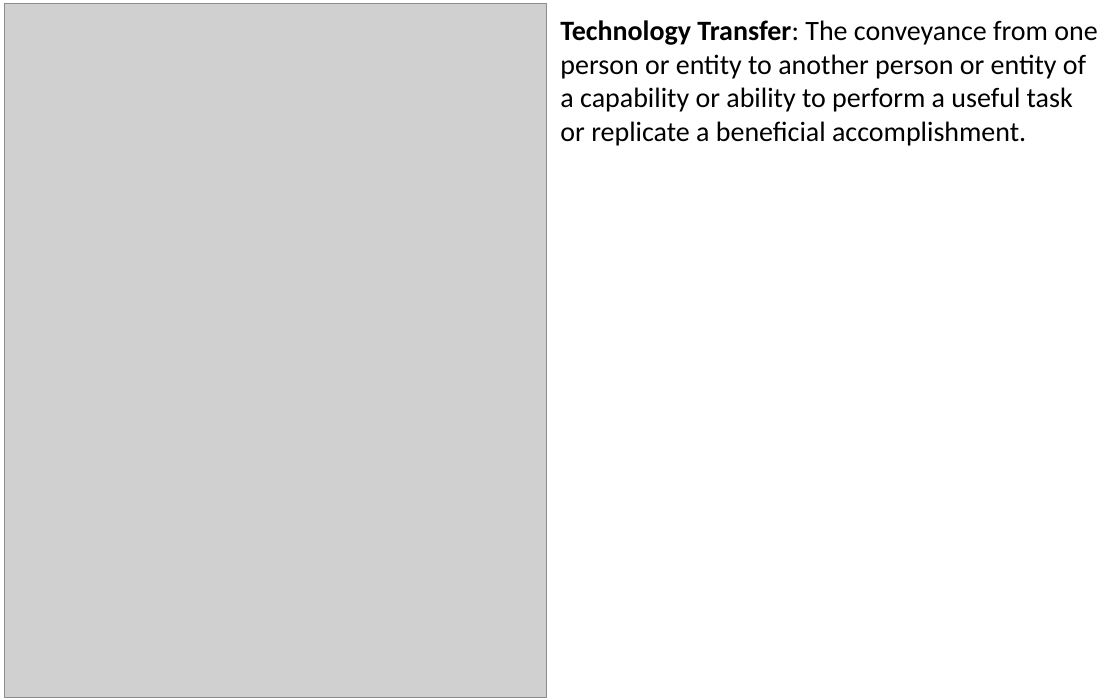
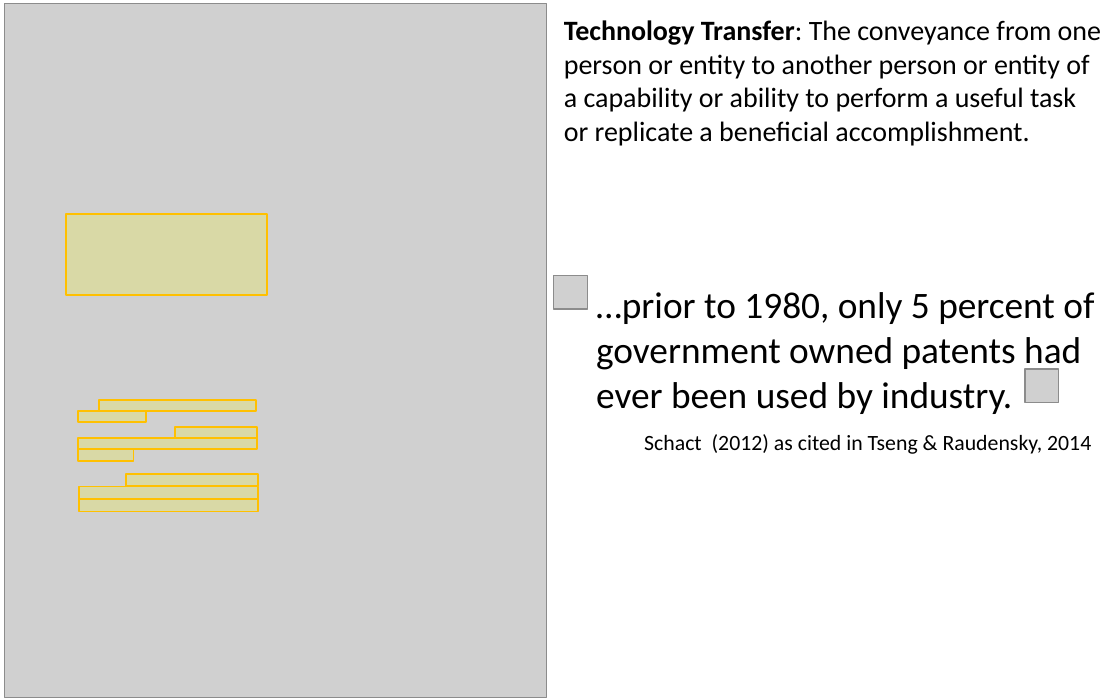
Before and after one commit to SLU-Courses-Townes/SOC6100, a slide deck: slide 2 of Presentations/Presentation02/Townes_SOC6100_Presentation02.pptx. Drawn at 1120x700 pixels with LibreOffice and Linux fonts; fonts in the diff are those of the drawing; grey boxes stand for pictures. Boxes give left, top, right and bottom in pixels: in the first picture for what was removed or moved away, otherwise in the second. Text is boxed around its words. In the diff, an @@ line names an element or a change of style, - is before the commit and + after.

```diff
--- a/Presentations/Presentation02/Townes_SOC6100_Presentation02.pptx
+++ b/Presentations/Presentation02/Townes_SOC6100_Presentation02.pptx
@@ text "Technology Transfer: The conveyance from ...": place and size @@
-text "Technology Transfer: The conveyance from ..." at box(560, 20, 1097, 146)
+text "Technology Transfer: The conveyance from ..." at box(564, 20, 1101, 146)
@@ group added at box(66, 214, 268, 512): 9 rectangles @@
@@ picture added at box(553, 276, 587, 309) @@
@@ text added at box(596, 292, 1094, 414), 24 pt, text #000000 @@
+…prior to 1980, only 5 percent of government owned patents had ever been used by industry.
@@ picture added at box(1025, 368, 1058, 402) @@
@@ text added at box(644, 434, 1091, 454), 14 pt, text #000000 @@
+Schact (2012) as cited in Tseng & Raudensky, 2014
```
Also in this commit, not shown: 8 other slides changed, 1 slide added.
